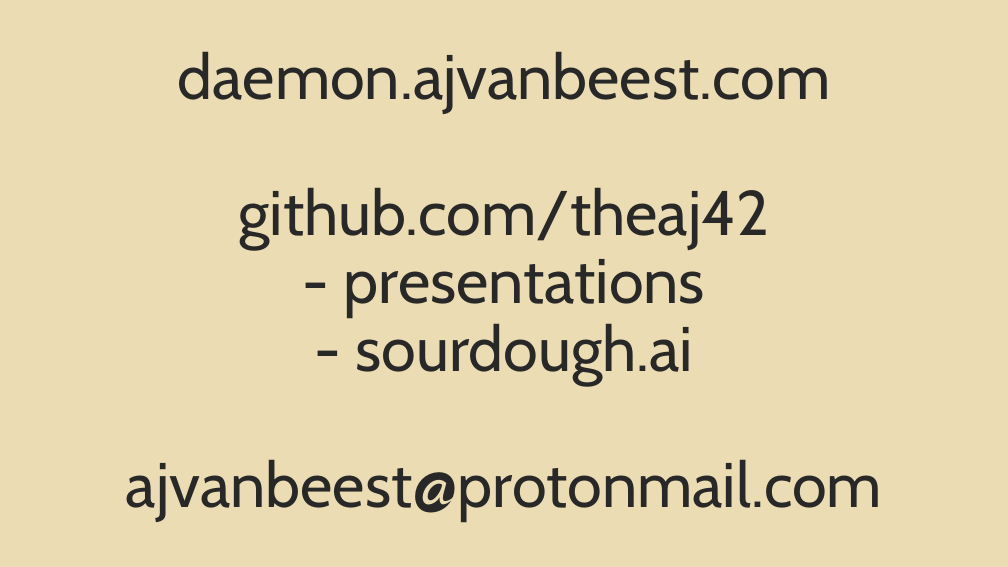
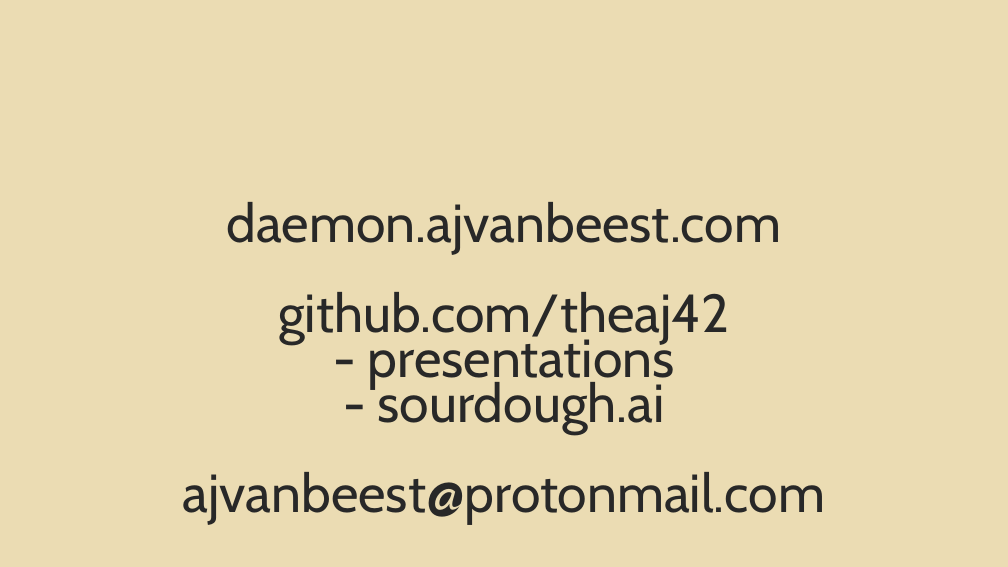
Before and after one commit to theaj42/presentations, a slide deck: slide 3 of Agentic_Threat_Intel/2026-01-21_Agentic-Threat-Intel-Presentation_compatible.ppt. Drawn at 1008x567 pixels with LibreOffice and Linux fonts; fonts in the diff are those of the drawing. Boxes give left, top, right and bottom in pixels: in the first picture for what was removed or moved away, otherwise in the second. Text is boxed around its words. In the diff, an @@ line names an element or a change of style, - is before the commit and + after.

```diff
--- a/Agentic_Threat_Intel/2026-01-21_Agentic-Threat-Intel-Presentation_compatible.ppt
+++ b/Agentic_Threat_Intel/2026-01-21_Agentic-Threat-Intel-Presentation_compatible.ppt
@@ text "daemon.ajvanbeest.com github.com/theaj42 - presentations - ..." at [183, 202, 826, 524]: size 60 to 51 pt; line spacing 0.9 to 0.7 @@
```
Also in this commit, not shown: 3 other slides changed, 1 slide added, 1 slide removed, 3 other files.
